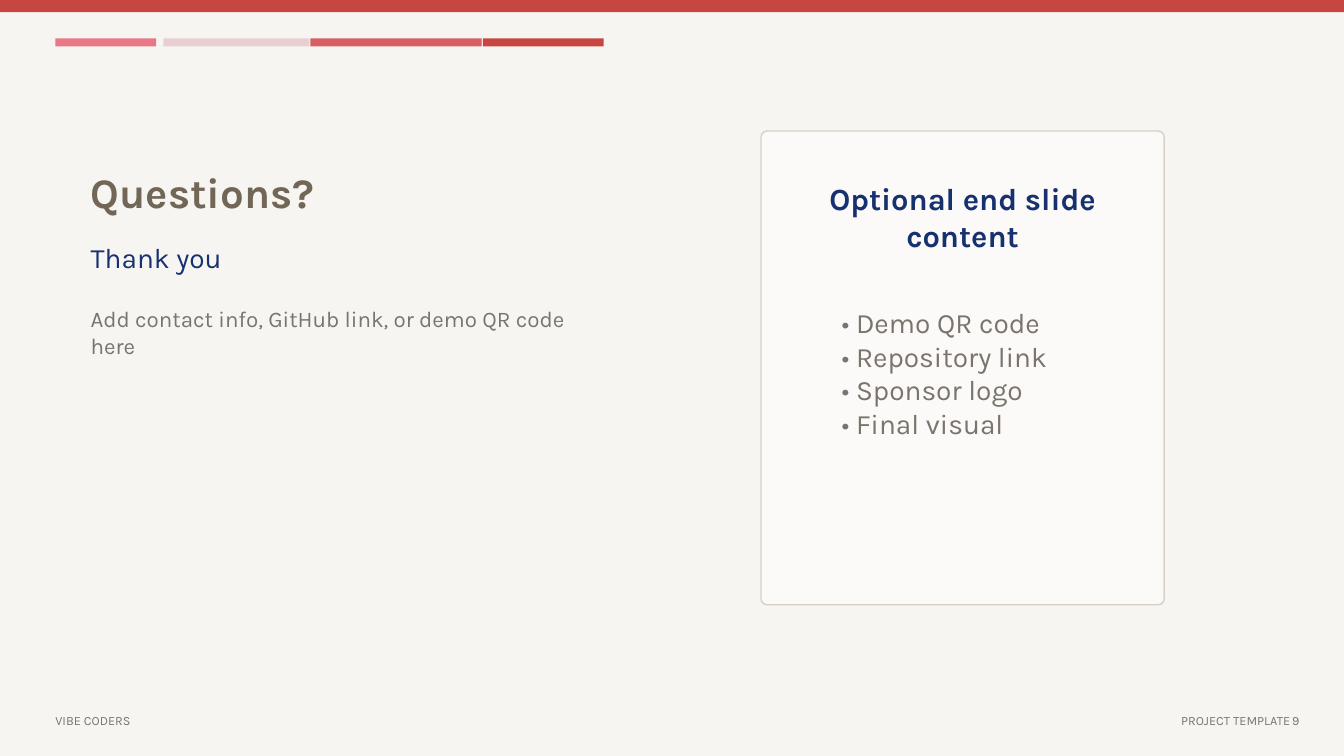
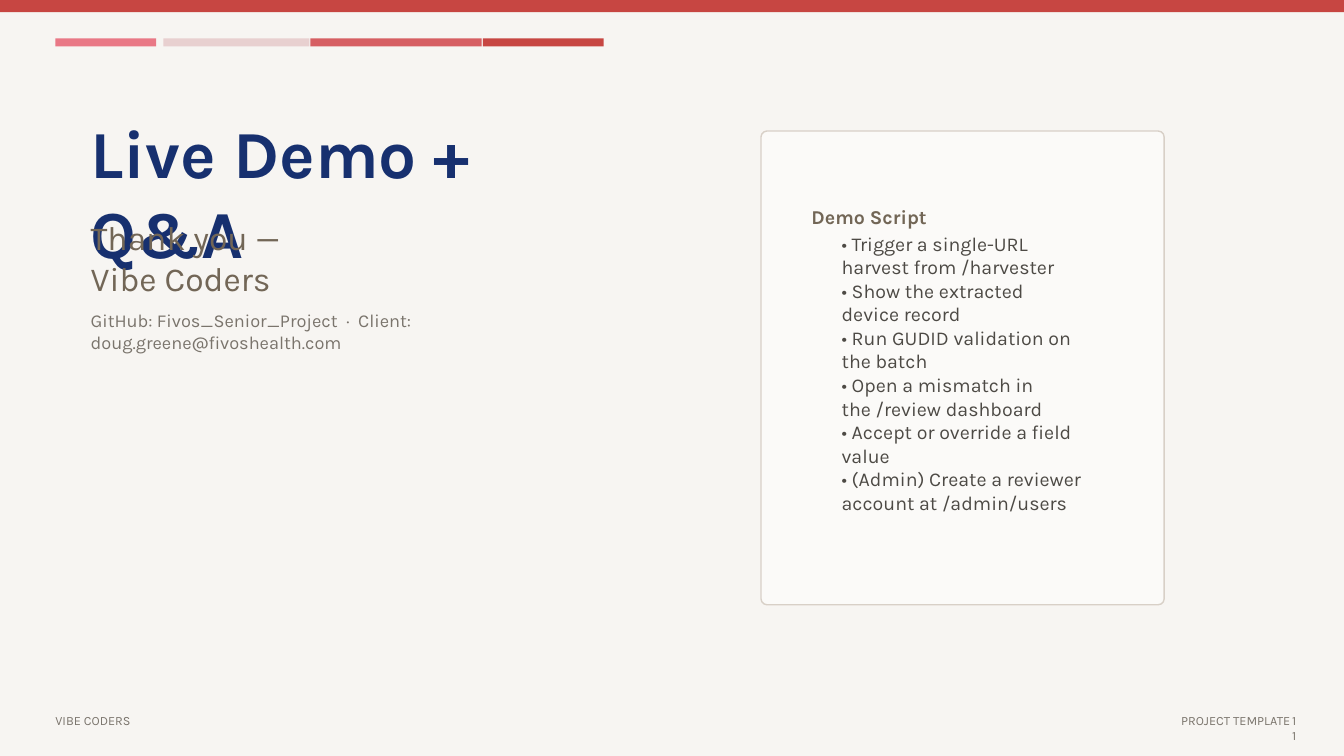
Before and after one commit to JasonSonith/Fivos_Senior_Project, a slide deck: slide 11 of Final_Presentation.pptx (slide 9 before the commit). Drawn at 1344x756 pixels with LibreOffice and Linux fonts; fonts in the diff are those of the drawing. Boxes give left, top, right and bottom in pixels: in the first picture for what was removed or moved away, otherwise in the second. Text is boxed around its words. In the diff, an @@ line names an element or a change of style, - is before the commit and + after.

```diff
--- a/Final_Presentation.pptx
+++ b/Final_Presentation.pptx
@@ text at (x1=91, y1=130, x2=416, y2=275): text changed; size 30 to 48 pt; text colour #726656 to #17306F @@
-Questions?
+Live Demo + Q&A
@@ text at (x1=91, y1=220, x2=271, y2=292): text changed; size 20 to 24 pt; text colour #17306F to #726656 @@
-Thank you
+Thank you — Vibe Coders
@@ text at (x1=811, y1=210, x2=927, y2=229): text changed; size 22 to 14 pt; text colour #17306F to #726656 @@
-Optional end slide content
+Demo Script
@@ text at (x1=842, y1=237, x2=1081, y2=512): text changed; size 20 to 14 pt; text colour #7A746C to #4D4A45 @@
-• Demo QR code
-• Repository link
-• Sponsor logo
-• Final visual
+• Trigger a single-URL harvest from /harvester
+• Show the extracted device record
+• Run GUDID validation on the batch
+• Open a mismatch in the /review dashboard
+• Accept or override a field value
+• (Admin) Create a reviewer account at /admin/users
@@ text at (x1=91, y1=314, x2=411, y2=354): text changed; size 16 to 13 pt @@
-Add contact info, GitHub link, or demo QR code here
+GitHub: Fivos_Senior_Project · Client: doug.greene@fivoshealth.com
@@ page number at (x1=1292, y1=717, x2=1299, y2=725): text changed @@
-9
+11
```
Also in this commit, not shown: 6 other slides changed, 4 slides added, 2 slides removed, 3 other files.
